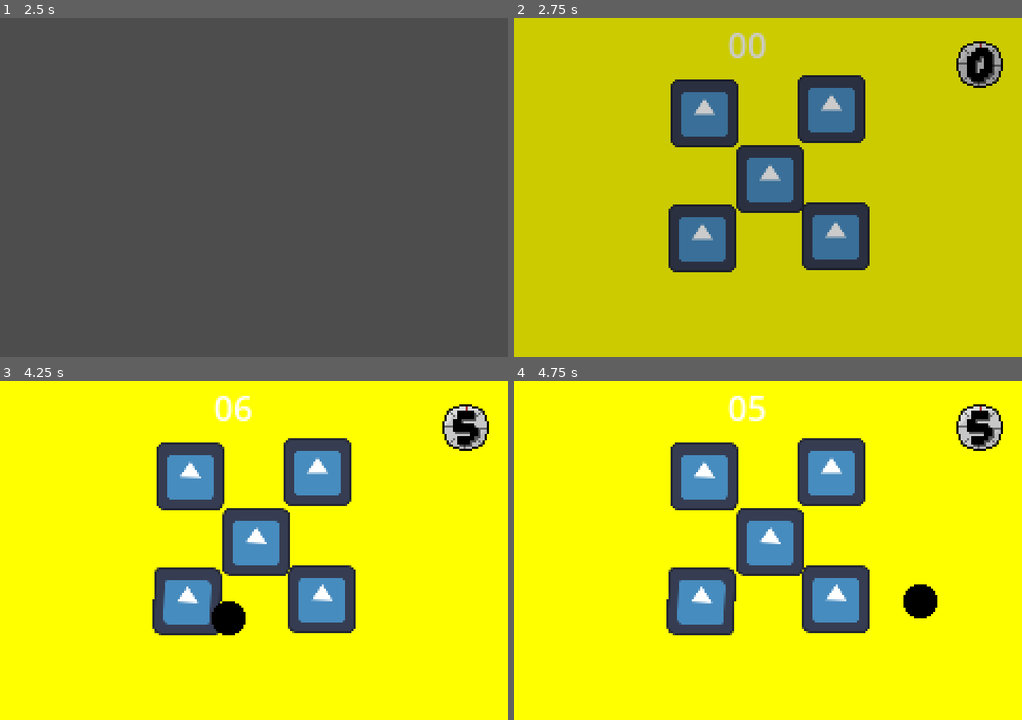
Above: before the commit, frames 1-4 (two rows, left to right).
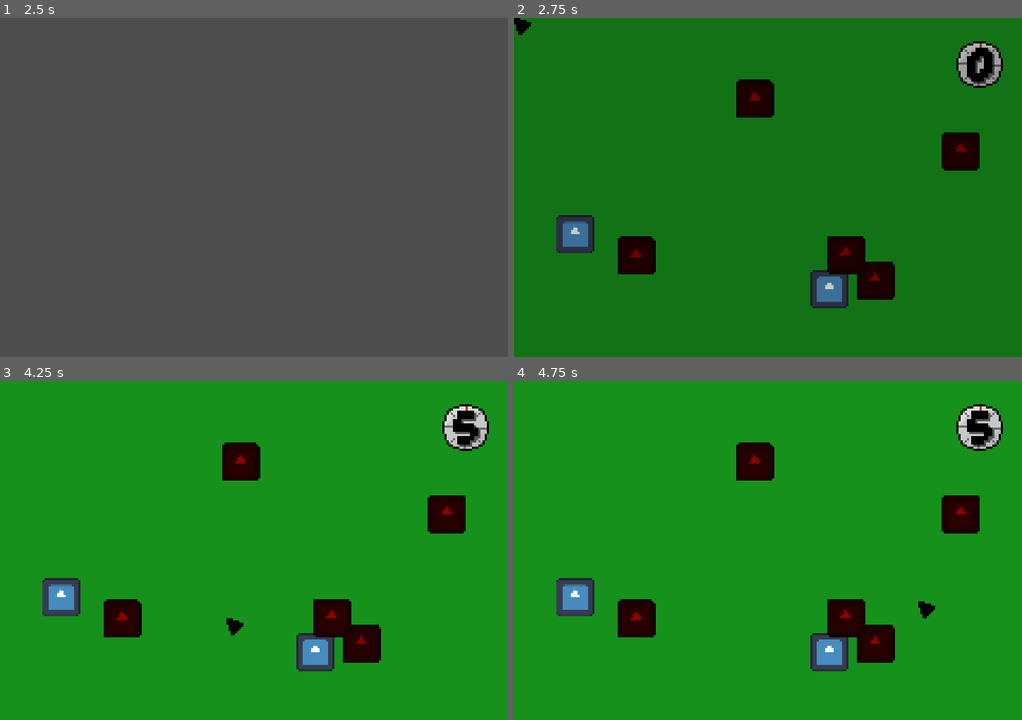
Above: after the commit, the same moments.

Repository: emmetl913/GMTK2024
Game: Godot game, scene res://menus/MainMenu.tscn
The game is run twice, just before and just after one commit, with the same random seed, the same clock (stepped at 60 frames per second) and the same inputs. The engine's default icon, where the game draws it, is replaced by a stand-in: a white triangle on a blue panel in a dark square.
Inputs (mouse positions are in pixels of both pictures, inside the frame that each line leads up to):
- Up to frame 1 (2.5 s): click "Start" at 0.5 s; tap Enter at 1.25 s; move the mouse to (365, 170) at 1.27 s; press the mouse at (365, 170) at 1.28 s; tap S (S) at 1.55, 2.1 s; tap Space at 2 s; move the mouse to (152, 204) at 2.02 s; release the mouse at (152, 204) at 2.03 s; tap W (W) at 2.3 s
- Up to frame 2 (2.75 s): no input
- Up to frame 3 (4.25 s): move the mouse to (304, 475) at 2.77 s; hold W (W) 2.78-3.53 s; click (304, 475) at 3.05 s; tap Enter at 3.5 s; move the mouse to (228, 618) at 3.52 s; click (228, 618) at 3.6 s; tap S (S) at 3.8 s
- Up to frame 4 (4.75 s): move the mouse to (920, 601) at 4.27 s; hold S (S) from 4.28 s (still down); tap W (W) at 4.55 s

Frame 1 is identical in both runs. In frame 2, 99% of the frame differs, in the area x 0-100%, y 0-100%; in frame 3, 99%; in frame 4, 99%.

Commit message:
pull game done

Diff:
--- /dev/null
+++ b/games/PullingGame/PullingGame.gd
@@ -0,0 +1,35 @@
+extends Base_Game
+
+var has_lost : bool = false
+var has_won : bool = false
+var cook_time : int
+@export var grab_time : float
+
+@onready var cooktime = $CookTime
+@onready var grabwindow = $GrabWindow
+
+# Called when the node enters the scene tree for the first time.
+func _ready():
+	$Wait.text = "Wait"
+	timers = [7, 6, 5, 4, 3, 2]
+	cook_time = randi_range(2, 6)
+	cooktime.wait_time = cook_time
+	grabwindow.wait_time = grab_time
+	cooktime.start()
+
+func _input(event):
+	if event.is_action_pressed("LMB") and grabwindow.time_left > 0:
+		super.onWin()
+		has_won = true
+
+
+func _on_cook_time_timeout():
+	$Cake.visible = true
+	$Wait.text = "Pull!!!!"
+	grabwindow.start()
+
+
+func _on_grab_window_timeout():
+	if not has_won and not has_lost:
+		super.onLose()
+		has_lost = true
--- /dev/null
+++ b/games/PullingGame/PullingGame.tscn
@@ -0,0 +1,32 @@
+[gd_scene load_steps=3 format=3 uid="uid://bi5omij45ephh"]
+
+[ext_resource type="Script" path="res://games/PullingGame/PullingGame.gd" id="1_b61dt"]
+[ext_resource type="Texture2D" uid="uid://ci0p7le8o6yg5" path="res://icon.svg" id="2_gsxm8"]
+
+[node name="PullingGame" type="Node2D"]
+script = ExtResource("1_b61dt")
+grab_time = 0.75
+
+[node name="ColorRect" type="ColorRect" parent="."]
+offset_right = 240.0
+offset_bottom = 160.0
+color = Color(0.497474, 0.497474, 0.497474, 1)
+
+[node name="Cake" type="Sprite2D" parent="."]
+visible = false
+position = Vector2(121, 76)
+scale = Vector2(0.25, 0.25)
+texture = ExtResource("2_gsxm8")
+
+[node name="CookTime" type="Timer" parent="."]
+
+[node name="GrabWindow" type="Timer" parent="."]
+
+[node name="Wait" type="Label" parent="."]
+offset_left = 94.0
+offset_top = 8.0
+offset_right = 134.0
+offset_bottom = 31.0
+
+[connection signal="timeout" from="CookTime" to="." method="_on_cook_time_timeout"]
+[connection signal="timeout" from="GrabWindow" to="." method="_on_grab_window_timeout"]
--- a/worlds/MicroGamePlayer.gd
+++ b/worlds/MicroGamePlayer.gd
@@ -41,6 +41,8 @@
 	audio.append(preload("res://assets/sfx/wipe.wav"))
 	gameScenes.append(preload("res://games/CleaningGame/CleaningGame.tscn"))
 	audio.append(preload("res://assets/sfx/clean.wav"))
+	gameScenes.append(preload("res://games/PullingGame/PullingGame.tscn"))
+	audio.append(preload("res://assets/sfx/pull.wav"))
 
 func startGame(gameID: int):
 	game_inst = gameScenes[gameID].instantiate()
Not shown, added: assets/sfx/pull.wav.import
Not shown, added: assets/sfx/pull.wav
